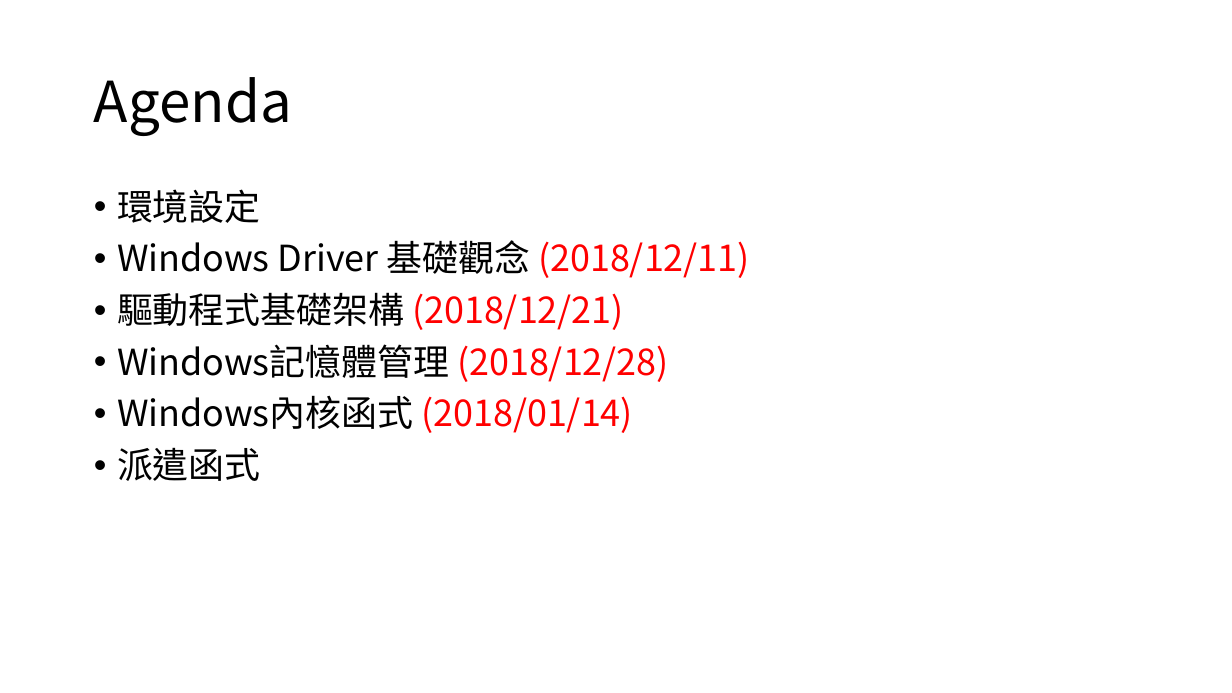
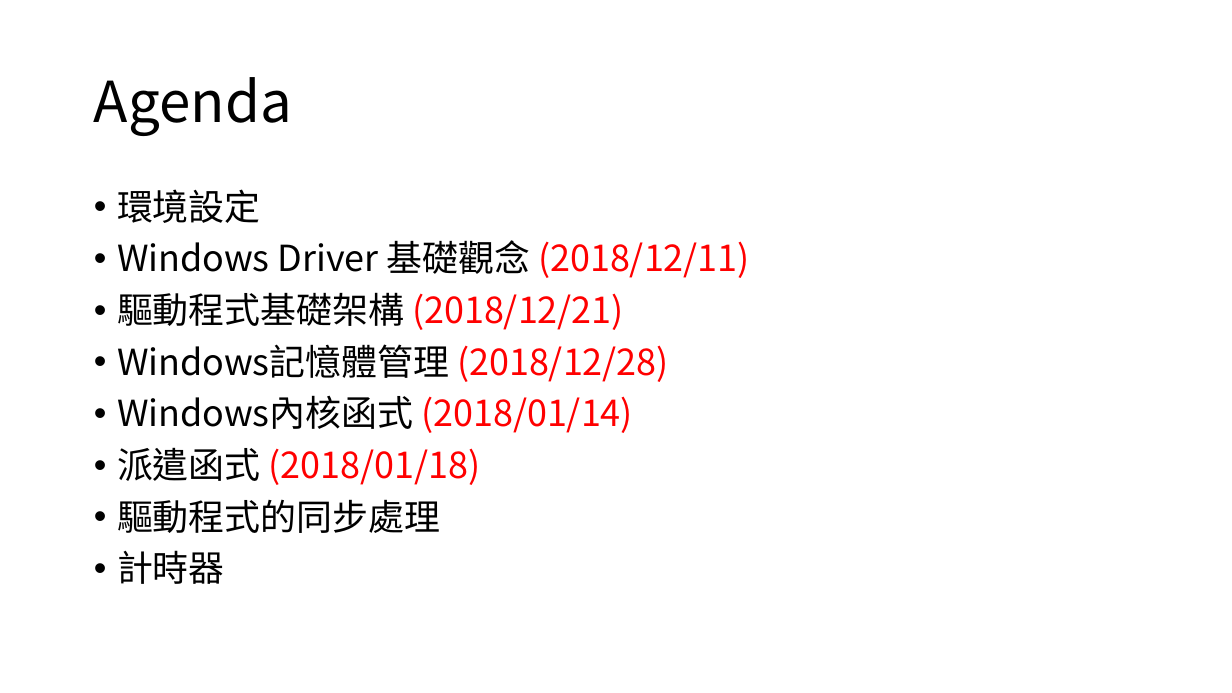
Before and after one commit to 1anhuang/Tutorial, a slide deck: slide 2 of WindowsDriver/Driver(Windows).pptx. Drawn at 1232x693 pixels with LibreOffice and Linux fonts; fonts in the diff are those of the drawing. Boxes give left, top, right and bottom in pixels: in the first picture for what was removed or moved away, otherwise in the second. Text is boxed around its words. In the diff, an @@ line names an element or a change of style, - is before the commit and + after.

```diff
--- a/WindowsDriver/Driver(Windows).pptx
+++ b/WindowsDriver/Driver(Windows).pptx
@@ text at (117,447,481,584): text changed @@
-• 派遣函式
+• 派遣函式 (2018/01/18)
+• 驅動程式的同步處理
+• 計時器
```
Also in this commit, not shown: 7 slides added, 14 other files.
